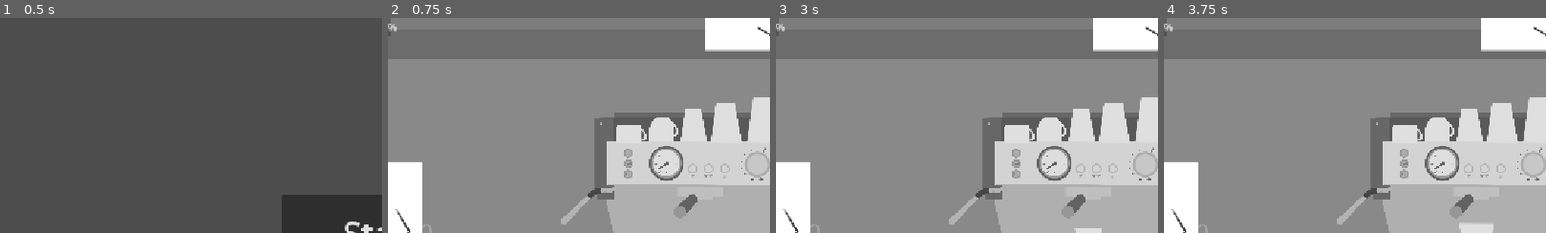
Above: before the commit, frames 1-4 (left to right).
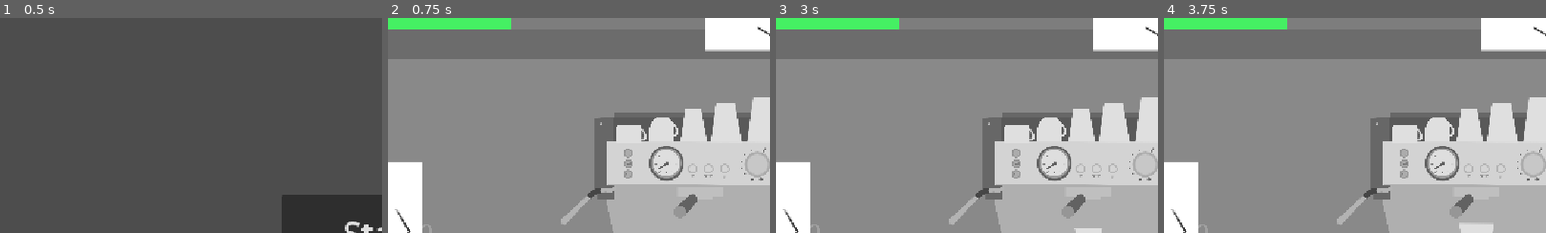
Above: after the commit, the same moments.

Repository: nyan-kaaaat/Mocha-and-Monsters
Game: Godot game, scene res://controller/MainMenu.tscn
Two runs of this game, one before a commit and one after it. Both use one fixed random seed, a clock stepped at 60 frames per second and the inputs below.
Inputs (mouse positions are % of the whole screen's width and height, from its top left):
- Up to frame 1 (0.5 s): no input
- Up to frame 2 (0.75 s): click "Start" at 0.5 s
- Up to frame 3 (3 s): click (32, 27) at 1.25 s; click (36, 27) at 2 s; click (40, 25) at 2.75 s
- Up to frame 4 (3.75 s): click (44, 24) at 3.5 s
The pictures show only the part of the screen within x 0-50%, y 0-50%; the shares and areas given below are measured in that part.

Frame 1 is identical in both runs. In frame 2, 1.7% of the frame differs, in the area x 0-33%, y 0-8%; in frame 3, 1.7%; in frame 4, 1.7%.
Error in both runs: Invalid call. Nonexistent function 'setCup' in base 'Nil'. (res://controller/game.gd:51)

Commit message:
set patcience progress bar

Diff:
--- a/mocha-and-monsters-game/controller/customer.tscn
+++ b/mocha-and-monsters-game/controller/customer.tscn
@@ -2,6 +2,9 @@
 
 [ext_resource type="Script" uid="uid://bleqtvrern3cj" path="res://controller/customer.gd" id="1_7n1ij"]
 [ext_resource type="Script" uid="uid://d2uv6j4re1ahx" path="res://controller/patcience_timer.gd" id="2_47r5b"]
+
+[sub_resource type="StyleBoxFlat" id="StyleBoxFlat_7n1ij"]
+bg_color = Color(0.27058825, 0.9411765, 0.3882353, 1)
 
 [node name="Customer" type="Node2D" unique_id=227004382]
 script = ExtResource("1_7n1ij")
@@ -13,8 +16,12 @@
 script = ExtResource("2_47r5b")
 
 [node name="ProgressBar" type="ProgressBar" parent="." unique_id=989782584]
-offset_right = 4.0
-offset_bottom = 27.0
+offset_right = 186.0
+offset_bottom = 17.0
+theme_override_styles/fill = SubResource("StyleBoxFlat_7n1ij")
+step = 1.0
+value = 100.0
+show_percentage = false
 
 [connection signal="timeout" from="PatcienceTimer" to="." method="_on_patcience_timer_timeout"]
 [connection signal="value_changed" from="ProgressBar" to="PatcienceTimer" method="_on_progress_bar_value_changed"]
